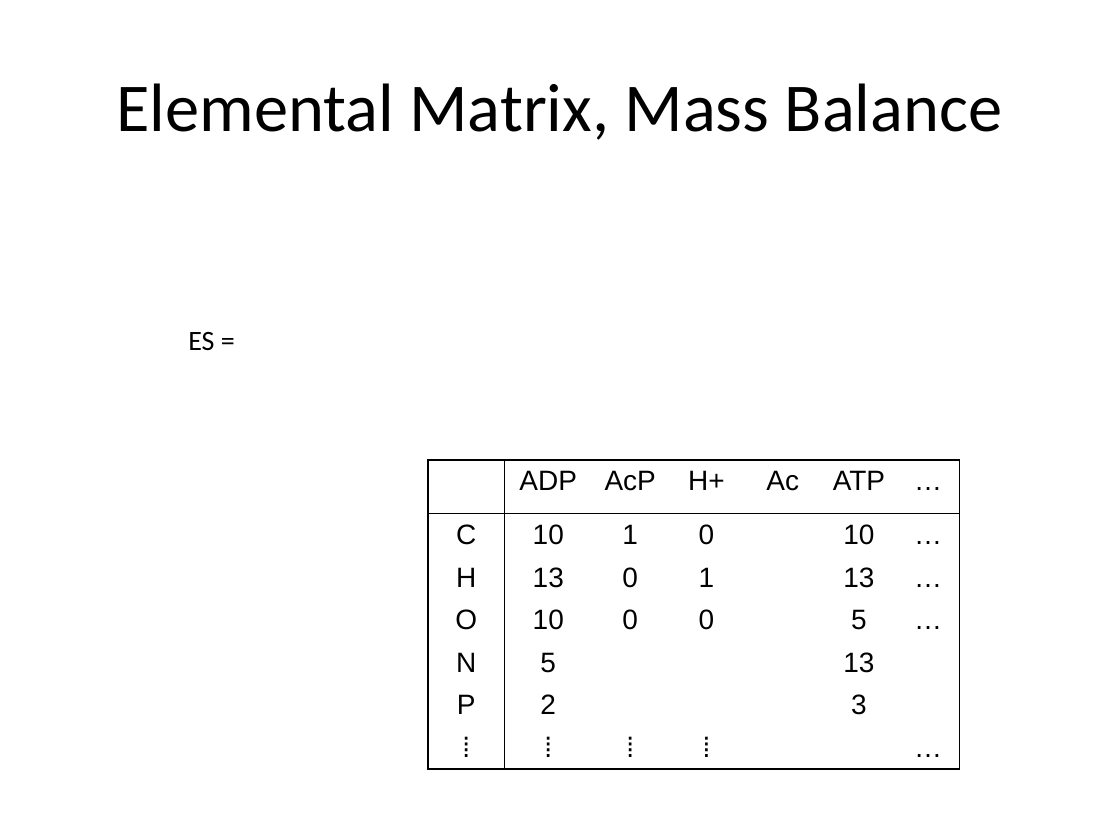
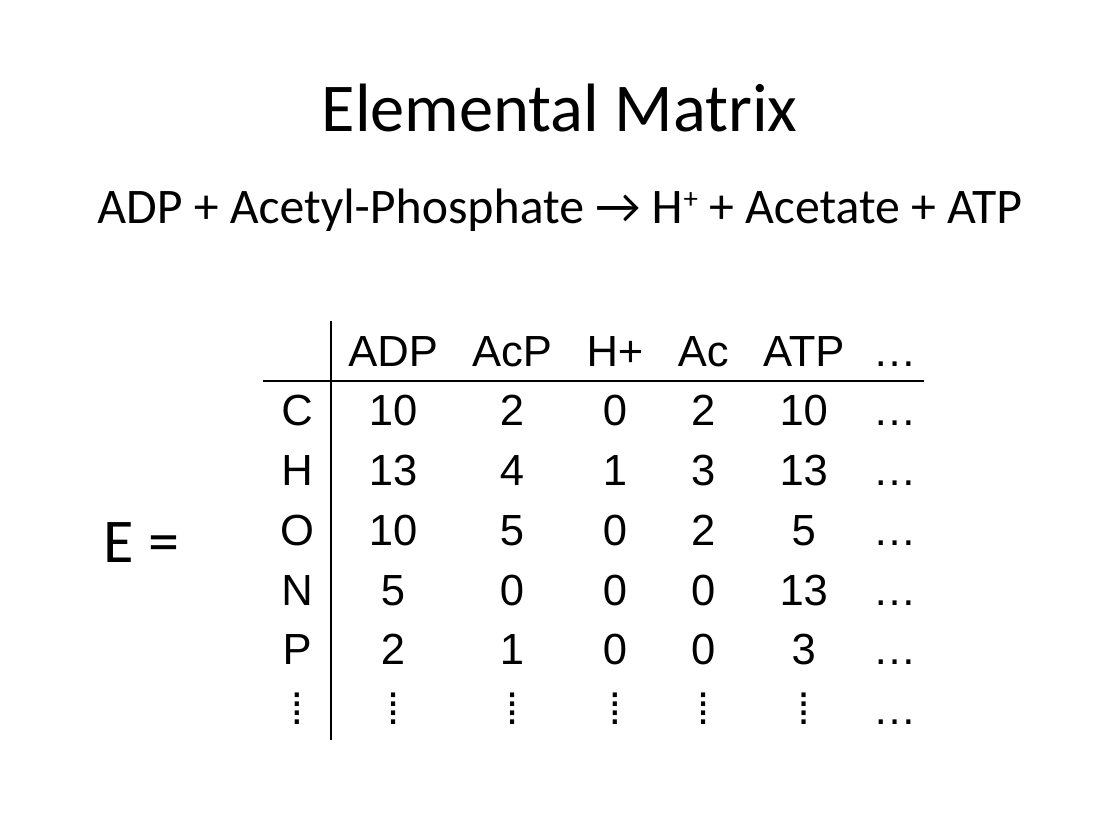
Before and after one commit to marichards/methanococcus, a slide deck: slide 5 of Reports/2014_09_update.pptx (slide 7 before the commit). Drawn at 1120x840 pixels with LibreOffice and Linux fonts; fonts in the diff are those of the drawing. Boxes give left, top, right and bottom in pixels: in the first picture for what was removed or moved away, otherwise in the second. Text is boxed around its words. In the diff, an @@ line names an element or a change of style, - is before the commit and + after.

```diff
--- a/Reports/2014_09_update.pptx
+++ b/Reports/2014_09_update.pptx
@@ title at <box>322,83,798,132</box>: text changed @@
-Elemental Matrix, Mass Balance
+Elemental Matrix
@@ text added at <box>97,188,1022,231</box>, 32 pt, text #000000 @@
+ADP + Acetyl-Phosphate → H+ + Acetate + ATP
@@ table at <box>263,321,925,766</box> @@
-row 2, column 3: 1
+row 2, column 3: 2
-row 2, column 5: 
+row 2, column 5: 2
-row 3, column 3: 0
+row 3, column 3: 4
-row 3, column 5: 
+row 3, column 5: 3
-row 4, column 3: 0
+row 4, column 3: 5
-row 4, column 5: 
+row 4, column 5: 2
-row 5: N | 5 |  |  |  | 13 | 
+row 5: N | 5 | 0 | 0 | 0 | 13 | …
-row 6: P | 2 |  |  |  | 3 | 
+row 6: P | 2 | 1 | 0 | 0 | 3 | …
-row 7, column 5: 
+row 7, column 5: ⁞
-row 7, column 6: 
+row 7, column 6: ⁞
@@ size 18 to 28 pt in "ADP", "AcP", "H+", "Ac" and 28 more places @@
@@ borders changed @@
@@ table: place and size @@
-table at <box>428,460,959,783</box>
+table at <box>263,321,925,766</box>
@@ text removed at <box>188,332,214,351</box> @@
-ES =
@@ text added at <box>104,522,134,562</box>, 40 pt, text #000000 @@
+E =
```
Also in this commit, not shown: 6 other slides changed, 9 slides added, 4 slides removed, 12 other files.
